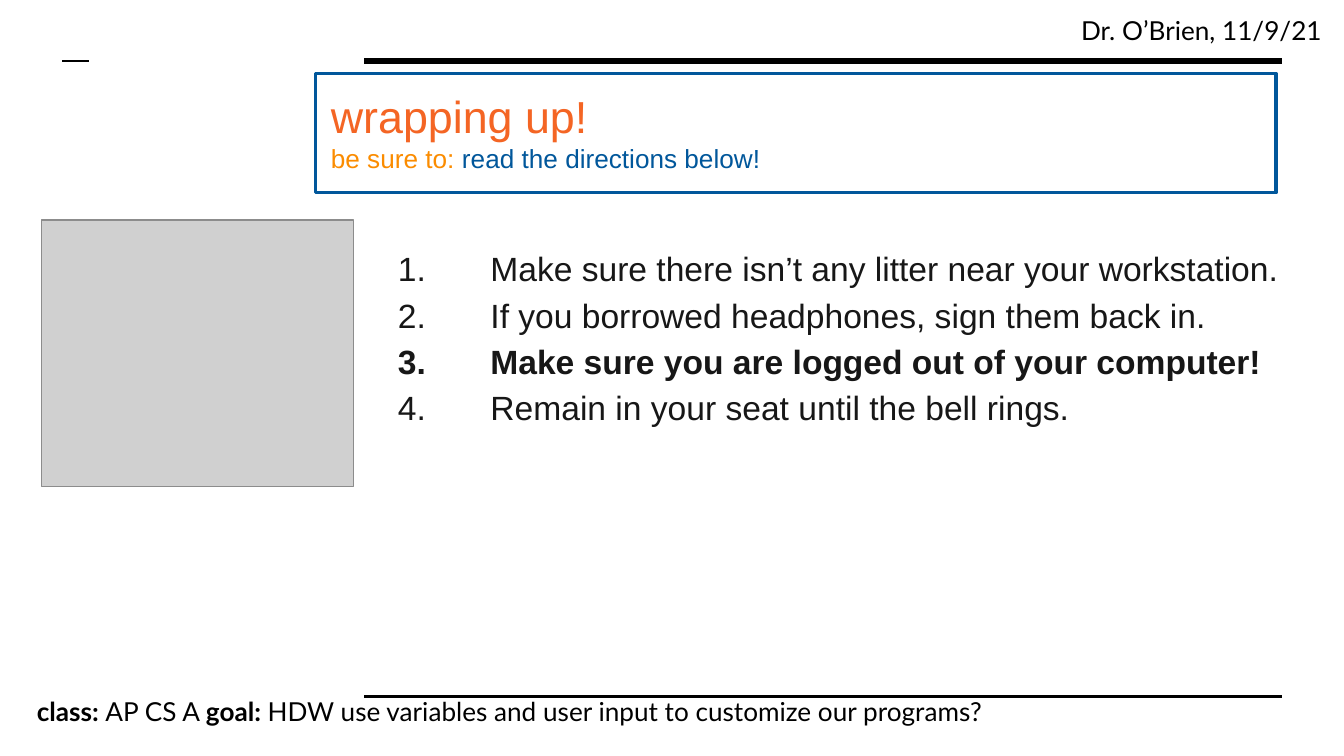
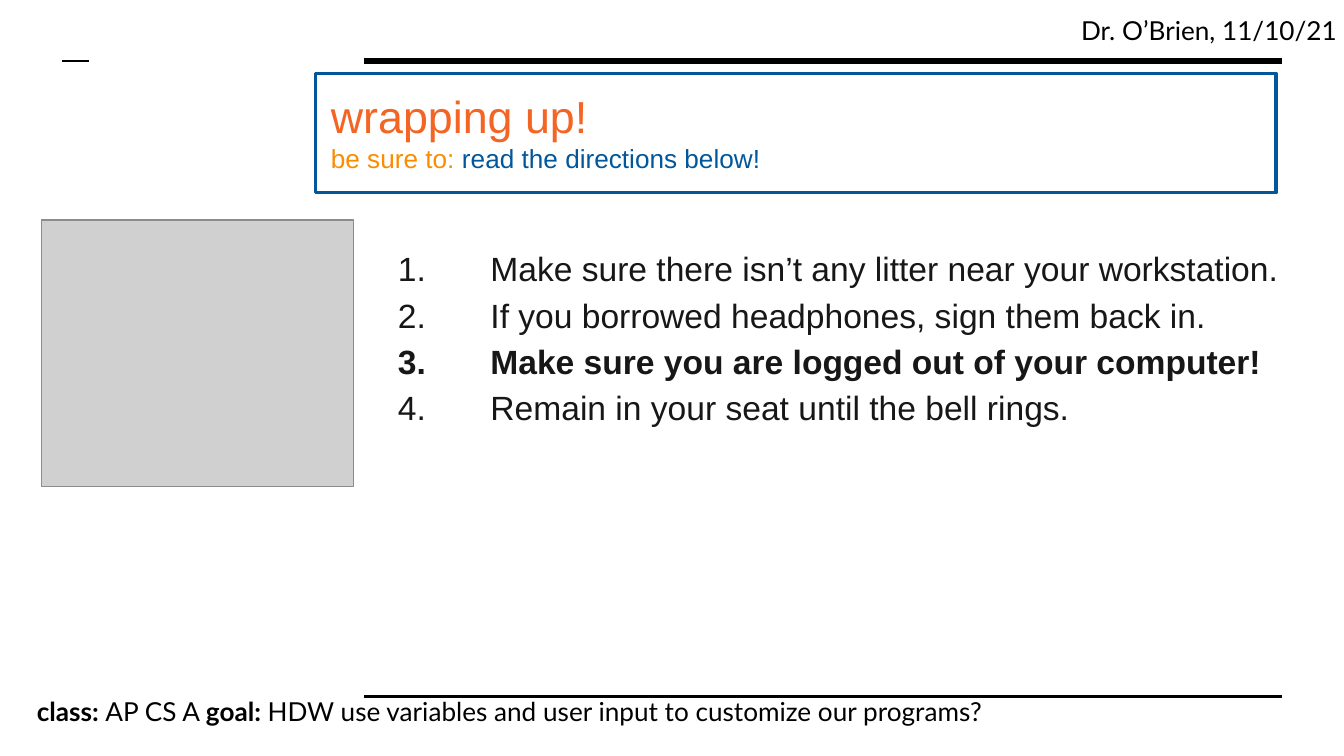
Before and after one commit to cobrien87/work, a slide deck: slide 5 of print/lesson_81_python.pptx. Drawn at 1344x756 pixels with LibreOffice and Linux fonts; fonts in the diff are those of the drawing; grey boxes stand for pictures; background and template pictures are left out. Boxes give left, top, right and bottom in pixels: in the first picture for what was removed or moved away, otherwise in the second. Text is boxed around its words. In the diff, an @@ line names an element or a change of style, - is before the commit and + after.

```diff
--- a/print/lesson_81_python.pptx
+++ b/print/lesson_81_python.pptx
@@ text at (1081,20,1337,44): text changed @@
-Dr. O’Brien, 11/9/21
+Dr. O’Brien, 11/10/21
```
Also in this commit, not shown: 4 other slides changed, 7 other files.
